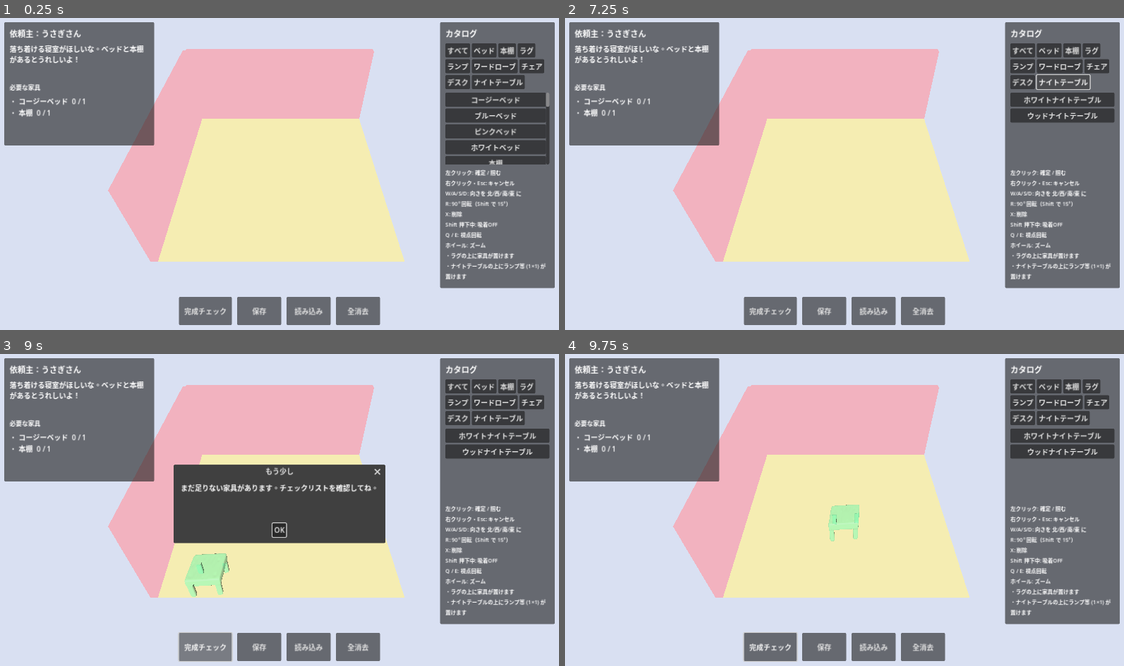
Above: before the commit, frames 1-4 (two rows, left to right).
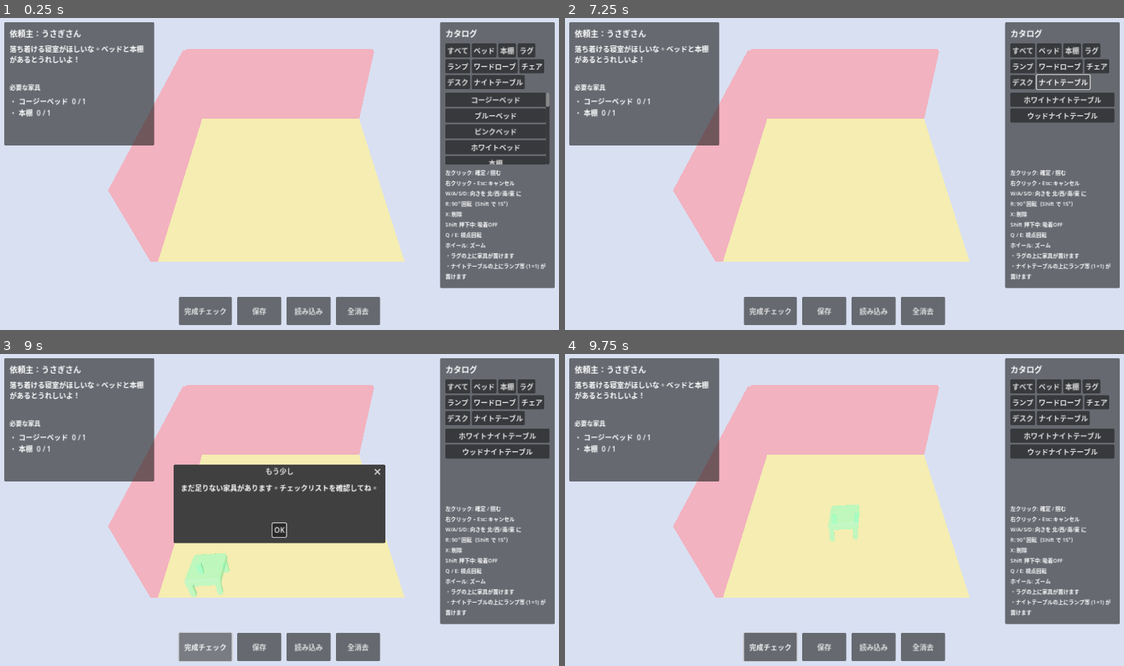
Above: after the commit, the same moments.

Repository: murasakiutau-create/3dgame
Game: Godot game, scene res://scenes/main.tscn
The game is run twice, just before and just after one commit, with the same random seed, the same clock (stepped at 60 frames per second) and the same inputs.
Inputs:
- Up to frame 1 (0.25 s): no input
- Up to frame 2 (7.25 s): click "すべて" at 0.5 s; click "ベッド" at 1.25 s; click "本棚" at 2 s; click "ラグ" at 2.75 s; click "ランプ" at 3.5 s; click "ワードローブ" at 4.25 s; click "チェア" at 5 s; click "デスク" at 5.75 s; click "ナイトテーブル" at 6.5 s
- Up to frame 3 (9 s): click "ホワイトナイトテーブル" at 7.25 s; click "ウッドナイトテーブル" at 8 s; click "完成チェック" at 8.75 s
- Up to frame 4 (9.75 s): click "OK" at 9.5 s

Frames 1-2 are identical in both runs. In frame 3, less than 0.1% of the frame differs, in the area x 34-42%, y 63-78%; in frame 4, less than 0.1%.

Commit message:
Add ambient light and a fill DirectionalLight so rug corners aren't dark
Before this change only the Sun directional light was lit, so every
surface facing away from it went pitch black. Red rugs in particular
read as dark brown. Add:
- A WorldEnvironment with color ambient light (0.6 energy) so
  unlit faces still have some base brightness.
- A low-energy "Fill" DirectionalLight3D from the opposite corner
  with a slightly warm tint, softening the dark side.
Sun's own energy reduced from 1.4 to 1.1 to avoid overall overexposure
now that ambient + fill are contributing too.

https://claude.ai/code/session_01RRmySoUvZSXSjVHeDV4xL9

Diff:
--- a/scenes/main.tscn
+++ b/scenes/main.tscn
@@ -5,6 +5,11 @@
 [ext_resource type="Script" path="res://scripts/request_manager.gd" id="3_rm"]
 [ext_resource type="Script" path="res://scripts/grid_manager.gd" id="4_gm"]
 [ext_resource type="Script" path="res://scripts/camera_iso.gd" id="5_cam"]
+
+[sub_resource type="Environment" id="Env_default"]
+ambient_light_source = 2
+ambient_light_color = Color(1, 0.98, 0.94, 1)
+ambient_light_energy = 0.6
 
 [sub_resource type="PlaneMesh" id="Box_floor"]
 size = Vector2(7, 7)
@@ -21,6 +26,9 @@
 shading_mode = 0
 
 [node name="Main" type="Node3D"]
+
+[node name="WorldEnvironment" type="WorldEnvironment" parent="."]
+environment = SubResource("Env_default")
 
 [node name="Floor" type="MeshInstance3D" parent="."]
 transform = Transform3D(1, 0, 0, 0, 1, 0, 0, 0, 1, 3.5, 0, 3.5)
@@ -52,7 +60,13 @@
 
 [node name="Sun" type="DirectionalLight3D" parent="."]
 transform = Transform3D(1, 0, 0, 0, 0.7071068, 0.7071068, 0, -0.7071068, 0.7071068, 3.5, 8, 6)
-light_energy = 1.4
+light_energy = 1.1
+shadow_enabled = false
+
+[node name="Fill" type="DirectionalLight3D" parent="."]
+transform = Transform3D(-1, 0, 0, 0, 0.7071068, -0.7071068, 0, -0.7071068, -0.7071068, 3.5, 8, 1)
+light_energy = 0.5
+light_color = Color(1, 0.95, 0.85, 1)
 shadow_enabled = false
 
 [node name="PlacementController" type="Node3D" parent="."]
